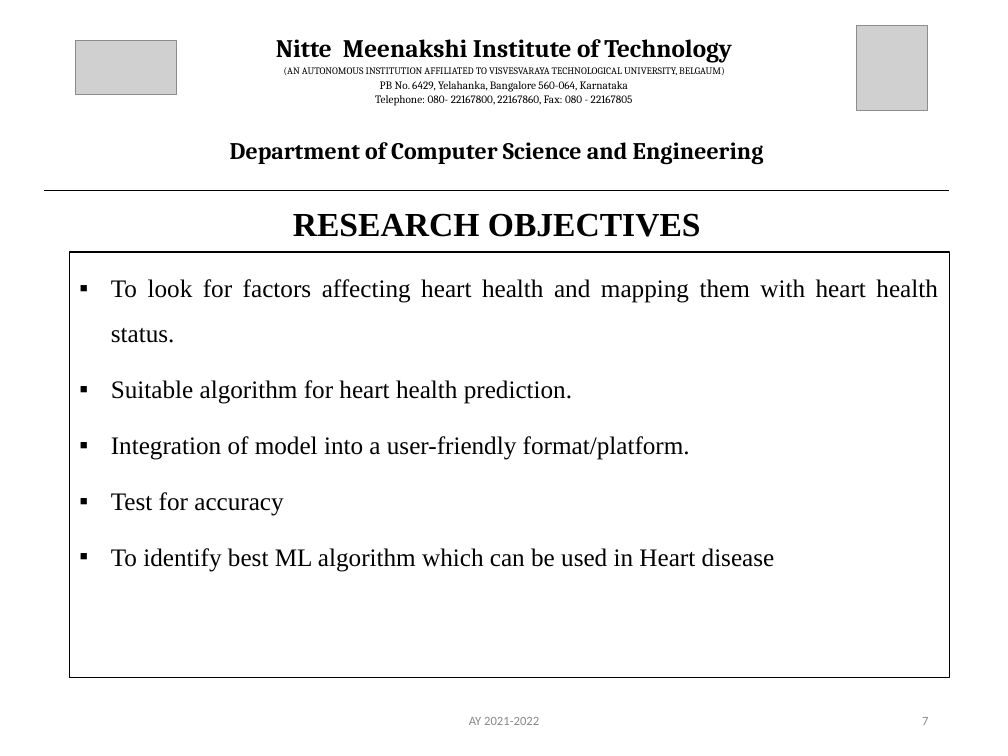
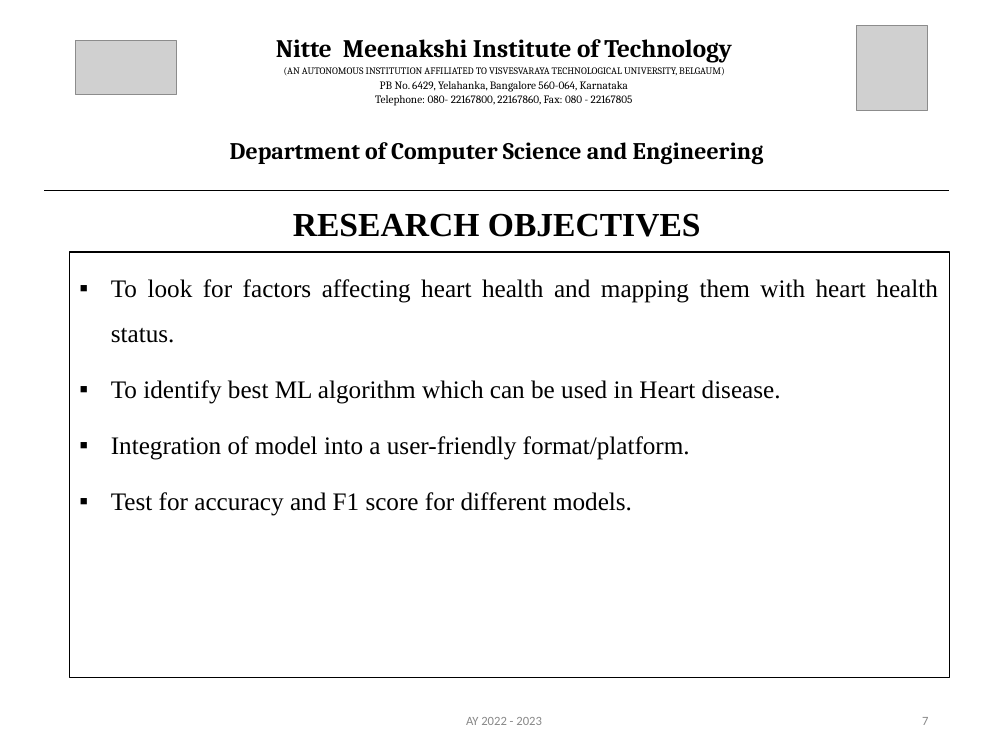
Before and after one commit to Anubhav4380/heartdiseaseprediction, a slide deck: slide 7 of docs/18PCS_36_Final_PPT.pptx. Drawn at 1008x756 pixels with LibreOffice and Linux fonts; fonts in the diff are those of the drawing; grey boxes stand for pictures. Boxes give left, top, right and bottom in pixels: in the first picture for what was removed or moved away, otherwise in the second. Text is boxed around its words. In the diff, an @@ line names an element or a change of style, - is before the commit and + after.

```diff
--- a/docs/18PCS_36_Final_PPT.pptx
+++ b/docs/18PCS_36_Final_PPT.pptx
@@ text at box(111, 380, 781, 404): text changed @@
-▪ Suitable algorithm for heart health prediction.
+▪ To identify best ML algorithm which can be used in Heart disease.
@@ text at box(111, 492, 632, 516): text changed @@
-▪ Test for accuracy
-▪ To identify best ML algorithm which can be used in Heart disease
+▪ Test for accuracy and F1 score for different models.
@@ text at box(466, 717, 542, 725): text changed @@
-AY 2021-2022
+AY 2022 - 2023
```
Also in this commit, not shown: 33 other slides changed, 2 slides added, 7 other files.
